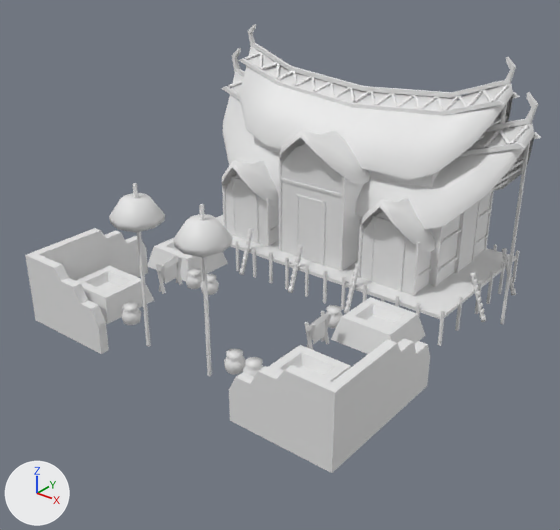
The COLLADA model art/meshes/structural/vietnam/cc.dae: old version first, new version second.
The view is the same before and after, from a camera (50 mm lens) standing at (30.5, -37.3, 26.0) and looking at (0.8, -0.2, 2.9). The axes (+X, +Y, +Z) are drawn at lower left. The lights are the same throughout. The picture after the commit comes second. Materials are left out; every surface is plain grey. Where no turn or scale is listed for an object, it has been applied to the vertices. Vertices at exactly the same position are counted once.

The first picture shows 'cc'.
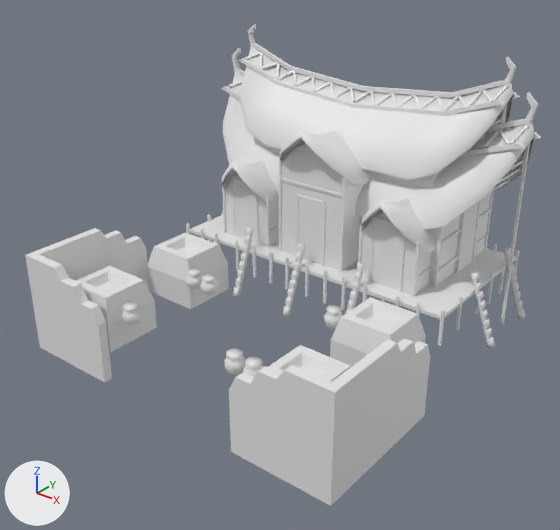
Where the newer file only moved an object's origin or applied its transform, the numbers keep the older frame.

Where the change shows, as pixel boxes (x1, y1, x2, y2) in the pictures (560 x 530 px; the box of a moved part takes in the faces that stretch with it):
```json
{"object": "cc", "change": "reshaped", "before": [25, 24, 541, 473], "after": [25, 24, 541, 506], "on screen": "7% taller"}
{"part": 1, "of": "me_esfera_19088", "change": "added", "after": [283, 137, 366, 187]}
{"part": 2, "of": "me_esfera_19088", "change": "added", "after": [364, 207, 431, 253]}
{"part": 3, "of": "me_esfera_19088", "change": "added", "after": [269, 95, 513, 181]}
{"part": 4, "of": "me_esfera_19088", "change": "deleted", "before": [109, 183, 331, 376]}
{"part": 5, "of": "me_esfera_19088", "change": "moved or reshaped", "before": [239, 229, 516, 322], "after": [36, 212, 525, 506]}
```

Edits to the scene script, one JSON object a line:
```json
{"block": "me_esfera_19088", "where": "# used by ob_cc; location = (0.0, 0.0, 0.0)"}
{"op": "remove", "block": "me_esfera_19088", "code": "me_esfera_19088.from_pydata(...)  # 3806 vertices, 6234 faces; spans x -12.4..13.2, y -11.1..14.5, z -1.9..16.5"}
{"op": "add", "block": "me_esfera_19088", "code": "me_esfera_19088.from_pydata(...)  # 3908 vertices, 6414 faces; spans x -12.7..13.6, y -11.1..14.5, z -3.4..16.5"}
{"block": "me_esfera_19088", "change": "me_esfera_19088 part 1: the loose piece of 32 vertices spanning x -8.4..-3.6, y 2.8..6.8, z 4.2..8.2 is copied, and the copy is scaled about its middle by (1.23, 1, 1), then moved by (6.2, 0.2, 3.2); it spans x -2.8..3.1, y 3.0..7.0, z 7.4..11.4"}
{"block": "me_esfera_19088", "change": "me_esfera_19088 part 2: the loose piece of 32 vertices spanning x -3.0..3.3, y 2.8..6.8, z 7.6..11.6 is copied, and the copy is scaled about its middle by (0.73, 1, 1), then moved by (6.4, 0.2, -3.6); it spans x 4.3..8.9, y 3.0..7.0, z 4.0..8.0"}
{"block": "me_esfera_19088", "change": "me_esfera_19088 part 3: a new loose piece of 55 vertices spanning x -10.5..11.5, y 6.4..13.7, z 8.4..15.0"}
{"block": "me_esfera_19088", "change": "me_esfera_19088 part 4: 16 loose pieces with 148 vertices, spanning x -6.8..6.9, y -10.9..-2.6, z -0.3..10.6, are deleted"}
{"block": "me_esfera_19088", "change": "me_esfera_19088 part 5: 257 vertices moved from x -11.8..12.6, y 1.9..12.5, z -0.7..3.1 to x -12.1..12.8, y 1.8..12.8, z -1.2..3.1; 684 vertices removed from x -11.9..12.8, y 1.8..12.5, z -0.7..3.1; 728 vertices added at x -12.7..13.6, y -11.1..12.8, z -3.4..3.1"}
{"block": "me_esfera_19088", "change": "other edits to the shape of me_esfera_19088 do not show in these pictures"}
```
